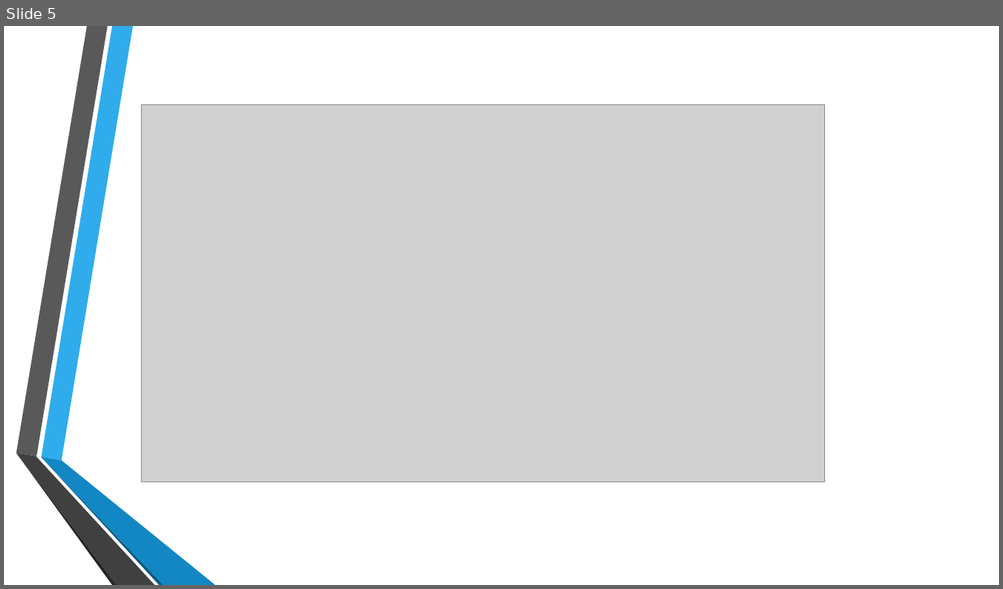
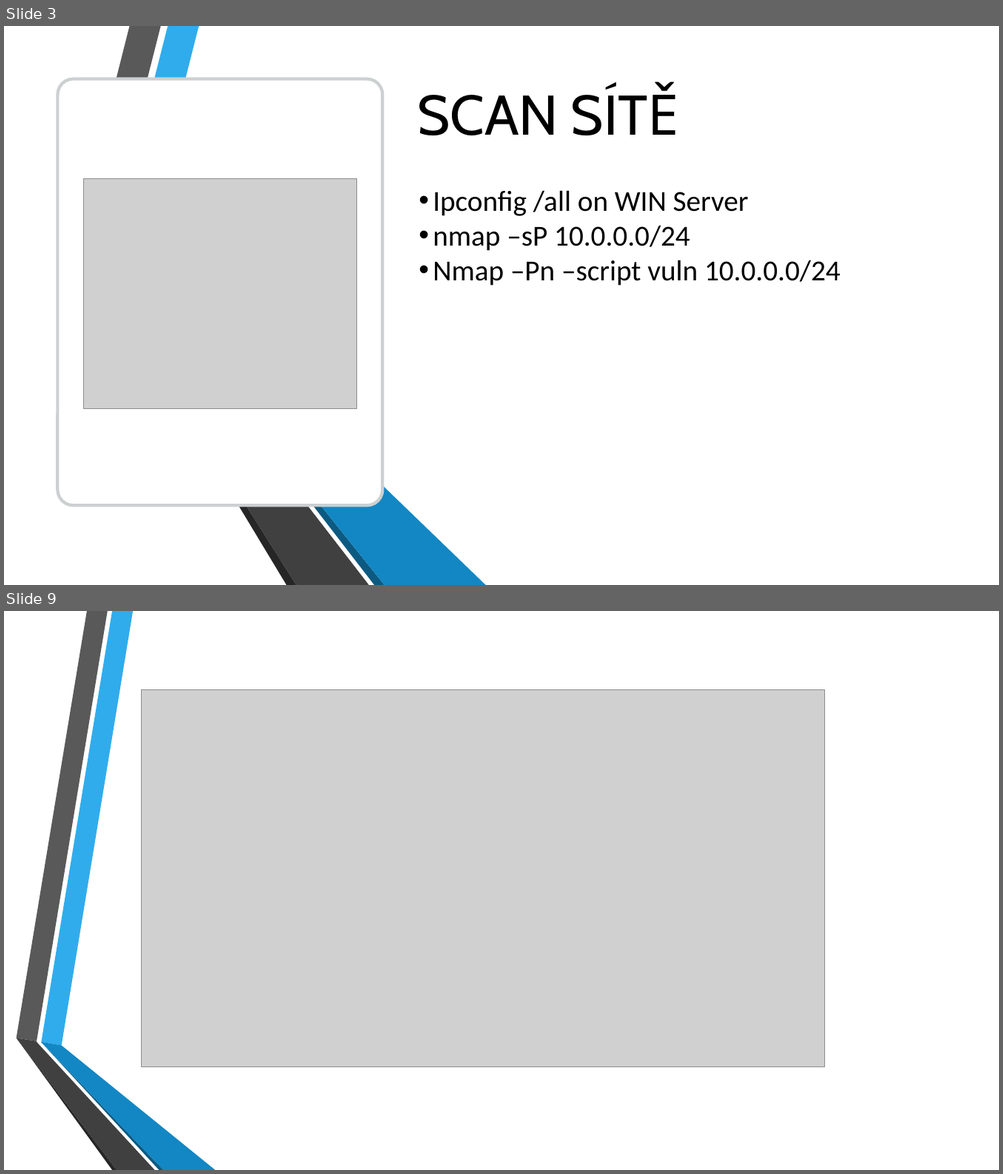
Before and after one commit to unitbrno/big-data-Last-Minute, a slide deck: LastMinute.pptx. Shown one above the other, each under a label of ours: slide 5 before the commit, slides 3 and 9 after it; the slides between them are not shown. The pictures are 1003x589 and 1003x1174 pixels, drawn with LibreOffice and Linux fonts; fonts in the diff are those of the drawing; grey boxes stand for pictures; background and template pictures are left out. Boxes give left, top, right and bottom in pixels: in the first picture for what was removed or moved away, otherwise in the second. Text is boxed around its words. In the diff, an @@ line names an element or a change of style, - is before the commit and + after.

Commit message:
Presentation added

```diff
--- a/LastMinute.pptx
+++ b/LastMinute.pptx
@@ slide 3 added at (4,26,999,585), background picture (left out); not listed: 6 template elements that a slide beside it also shows @@
@@ rectangle added at (4,26,999,585), fill #FFFFFF @@
@@ rounded rectangle added at (58,79,382,506), fill #FFFFFF, outline #979D9F 3 pt @@
@@ title added at (417,88,679,136), 54 pt, text #000000 @@
+SCAN SÍTĚ
@@ picture added at (84,179,356,409) @@
@@ text added at (432,190,840,286), 28 pt, text #000000 @@
+• Ipconfig /all on WIN Server
+• nmap –sP 10.0.0.0/24
+• Nmap –Pn –script vuln 10.0.0.0/24
@@ group added at (48,26,458,585): 6 freeform shapes @@
@@ group added at (77,26,486,585): 6 freeform shapes @@
@@ what was slide 5 is now slide 9 @@
```
Also in this commit, not shown: 3 slides changed, 4 other slides added, 1 slide removed, 3 other files.
